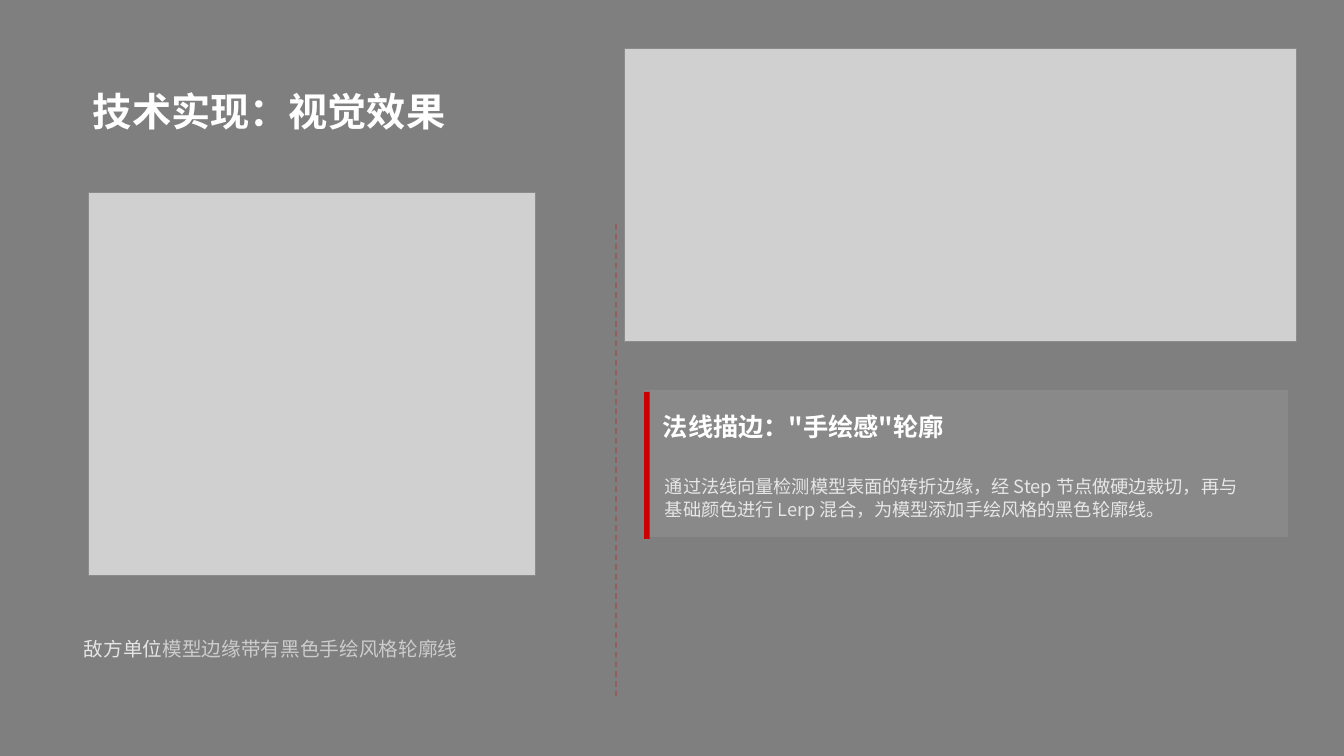
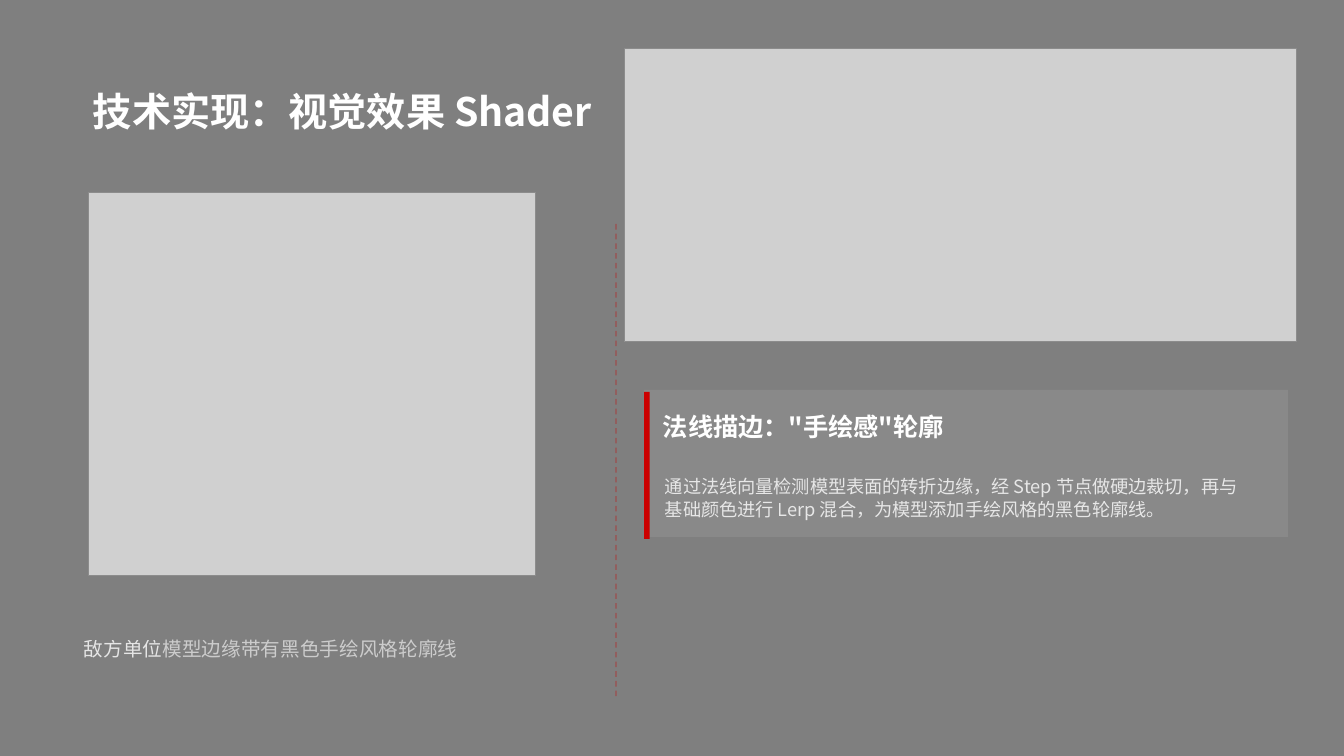
Before and after one commit to W-SEANVeen/ISF2, a slide deck: slide 17 of Docs/《孤城》VR游戏设计答辩.pptx. Drawn at 1344x756 pixels with LibreOffice and Linux fonts; fonts in the diff are those of the drawing; grey boxes stand for pictures; background and template pictures are left out. Boxes give left, top, right and bottom in pixels: in the first picture for what was removed or moved away, otherwise in the second. Text is boxed around its words. In the diff, an @@ line names an element or a change of style, - is before the commit and + after.

```diff
--- a/Docs/《孤城》VR游戏设计答辩.pptx
+++ b/Docs/《孤城》VR游戏设计答辩.pptx
@@ text at box(93, 92, 592, 130): text changed @@
-技术实现：视觉效果
+技术实现：视觉效果 Shader
```
Also in this commit, not shown: 9 other slides changed, 4 other files.
